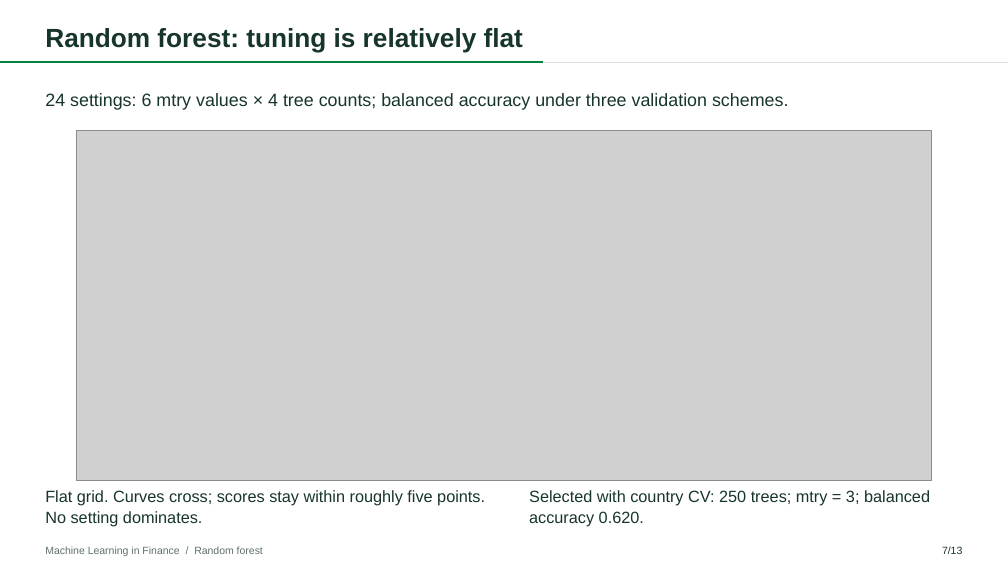
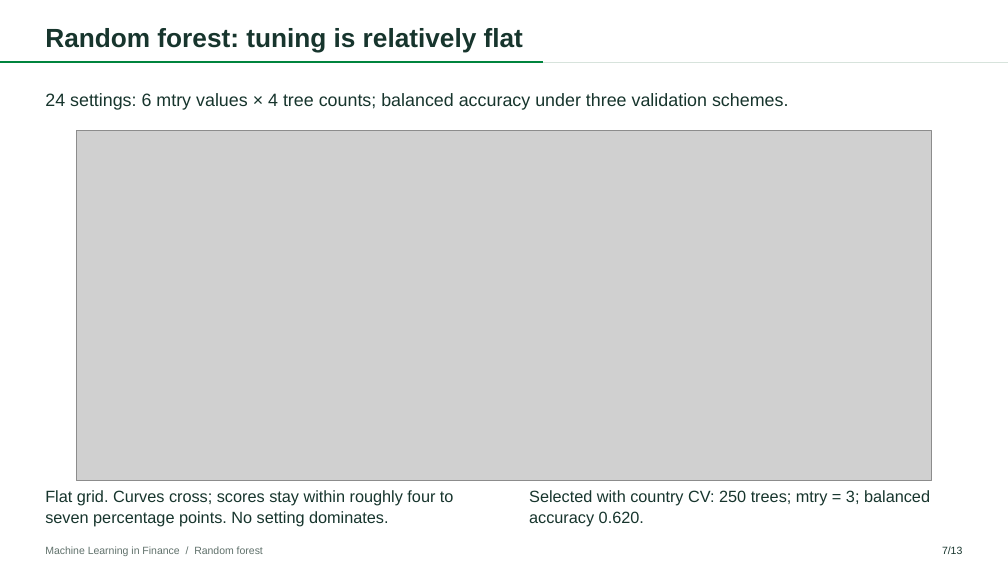
Before and after one commit to Mclement197/Machine-learning-in-finance, a slide deck: slide 8 of Presentation/presentation.pptx. Drawn at 1008x567 pixels with LibreOffice and Linux fonts; fonts in the diff are those of the drawing; grey boxes stand for pictures. Boxes give left, top, right and bottom in pixels: in the first picture for what was removed or moved away, otherwise in the second. Text is boxed around its words. In the diff, an @@ line names an element or a change of style, - is before the commit and + after.

```diff
--- a/Presentation/presentation.pptx
+++ b/Presentation/presentation.pptx
@@ text at (45, 490, 454, 527): text changed @@
-Flat grid. Curves cross; scores stay within roughly five points. No setting dominates.
+Flat grid. Curves cross; scores stay within roughly four to seven percentage points. No setting dominates.
```
Also in this commit, not shown: 2 other slides changed, 2 other files.
